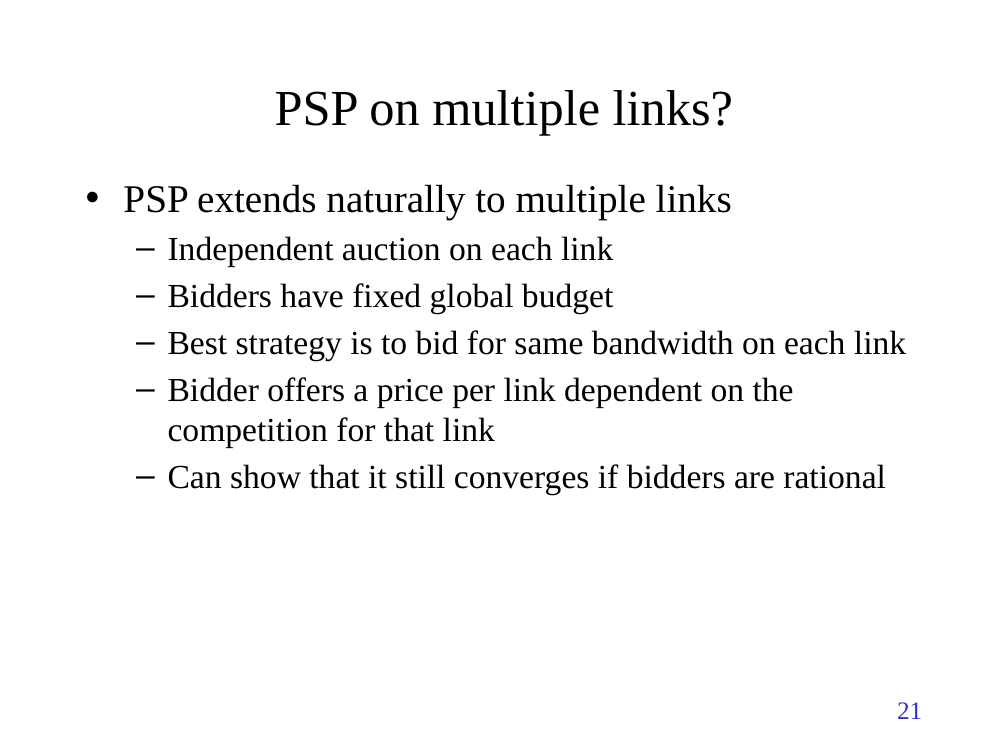
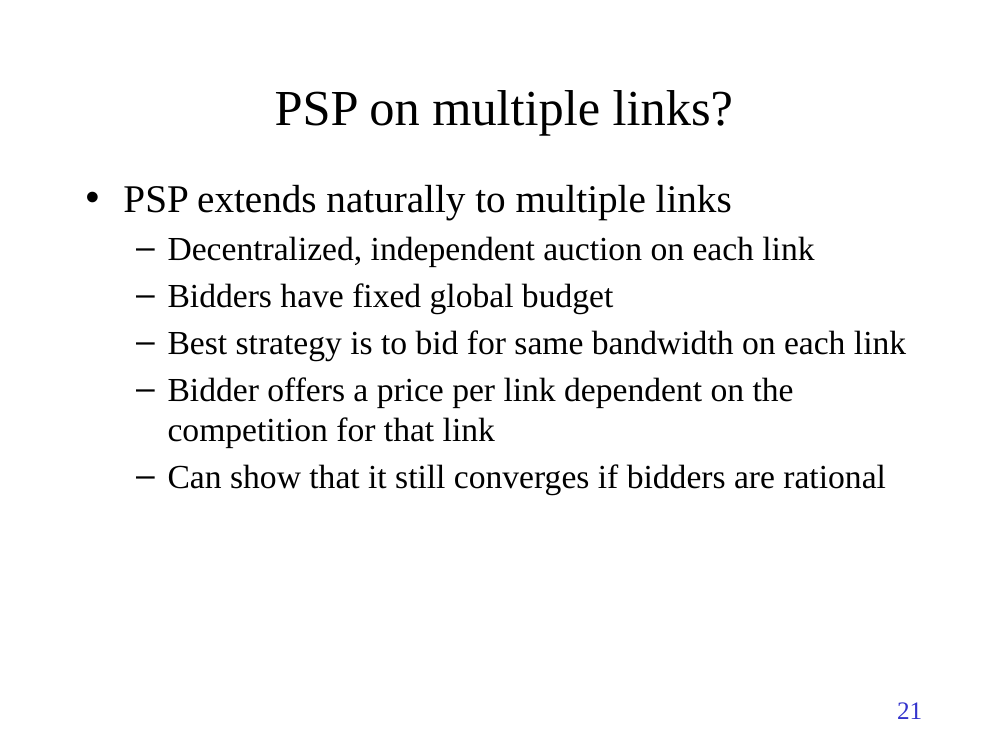
Before and after one commit to TonyWildish/P2P-Auction, a slide deck: slide 21 of Slides/PSP.pptx. Drawn at 1008x756 pixels with LibreOffice and Linux fonts; fonts in the diff are those of the drawing. Boxes give left, top, right and bottom in pixels: in the first picture for what was removed or moved away, otherwise in the second. Text is boxed around its words. In the diff, an @@ line names an element or a change of style, - is before the commit and + after.

```diff
--- a/Slides/PSP.pptx
+++ b/Slides/PSP.pptx
@@ text at box(168, 236, 814, 266): text changed @@
-  – Independent auction on each link
+  – Decentralized, independent auction on each link
```
Also in this commit, not shown: 10 other slides changed, 7 slides removed.
